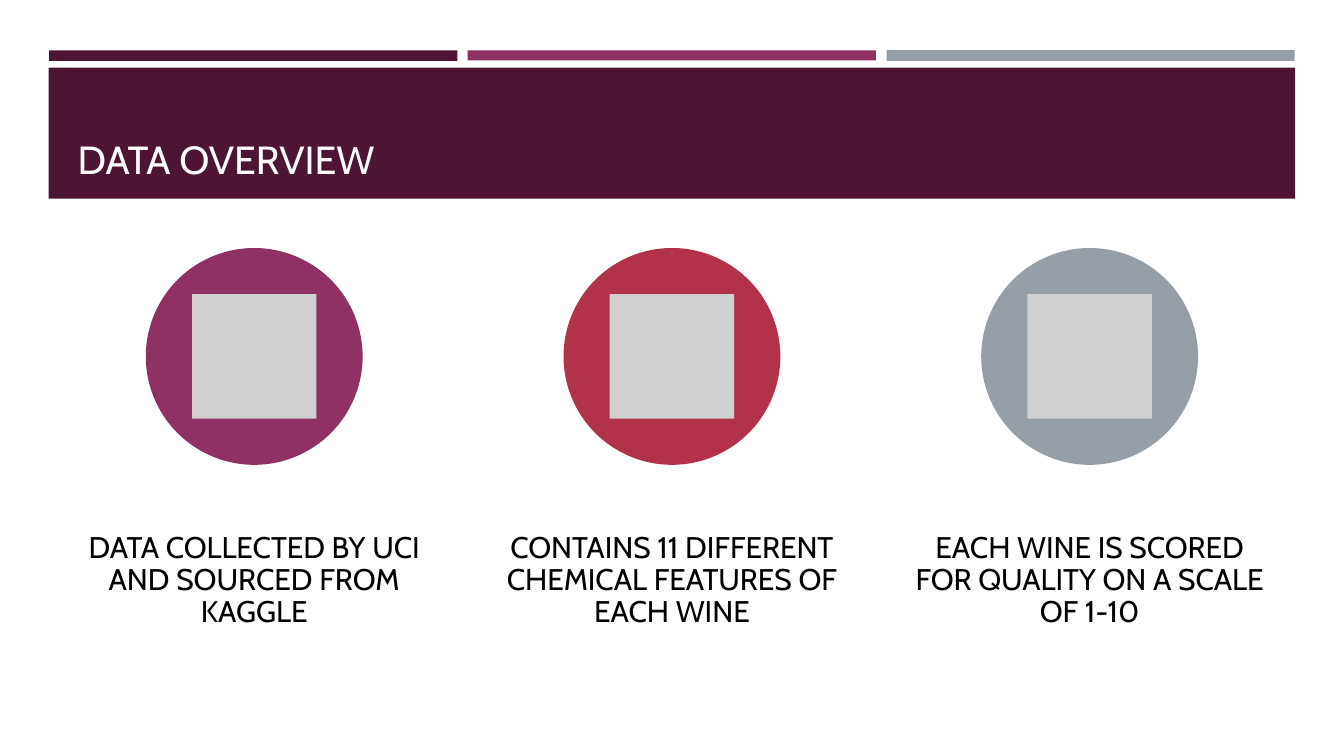
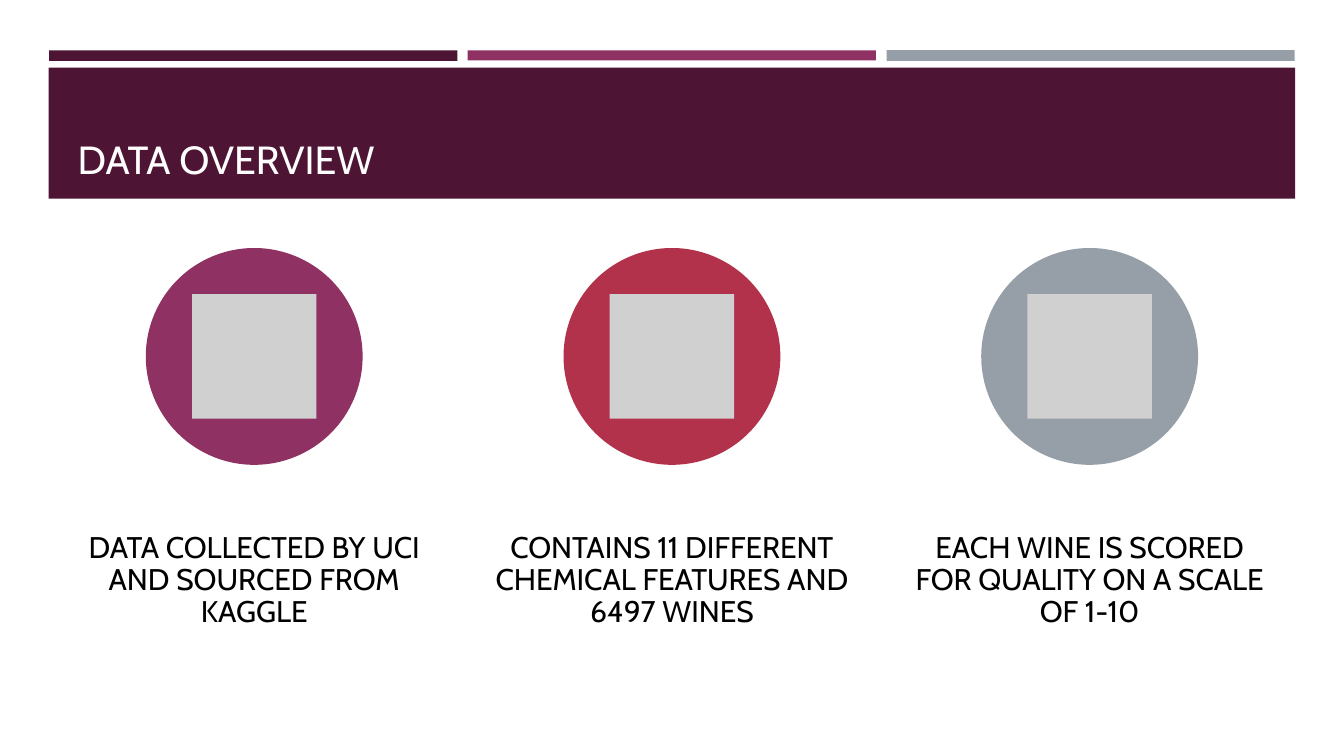
Before and after one commit to klsalcedo/red_wine_analysis, a slide deck: slide 3 of presentation.pptx. Drawn at 1344x756 pixels with LibreOffice and Linux fonts; fonts in the diff are those of the drawing; grey boxes stand for pictures. Boxes give left, top, right and bottom in pixels: in the first picture for what was removed or moved away, otherwise in the second. Text is boxed around its words. In the diff, an @@ line names an element or a change of style, - is before the commit and + after.

```diff
--- a/presentation.pptx
+++ b/presentation.pptx
@@ text at bbox=[496, 536, 848, 623]: text changed @@
-CONTAINS 11 DIFFERENT CHEMICAL FEATURES OF EACH WINE
+CONTAINS 11 DIFFERENT CHEMICAL FEATURES AND 6497 WINES
```
Also in this commit, not shown: 5 other slides changed, 2 slides removed.
